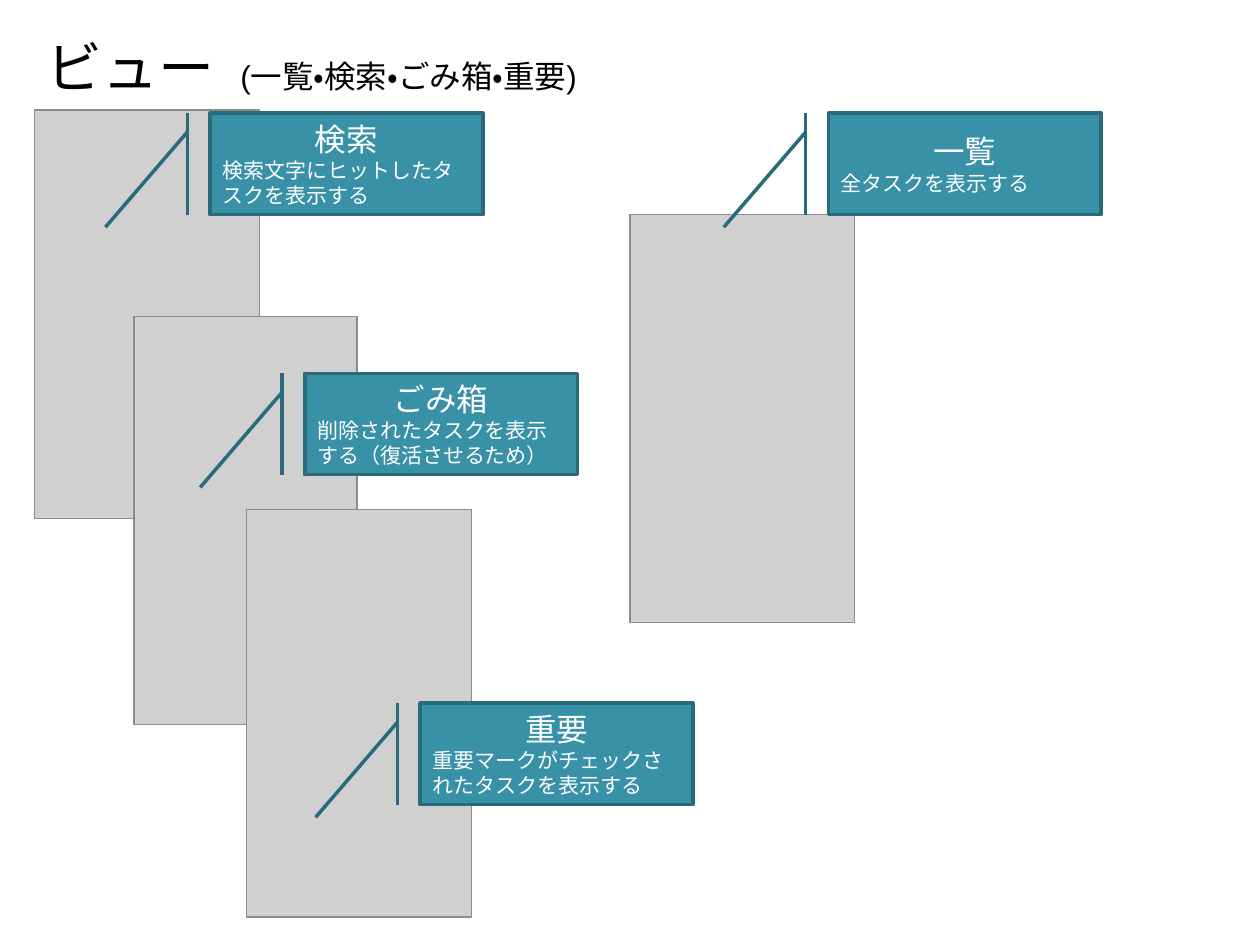
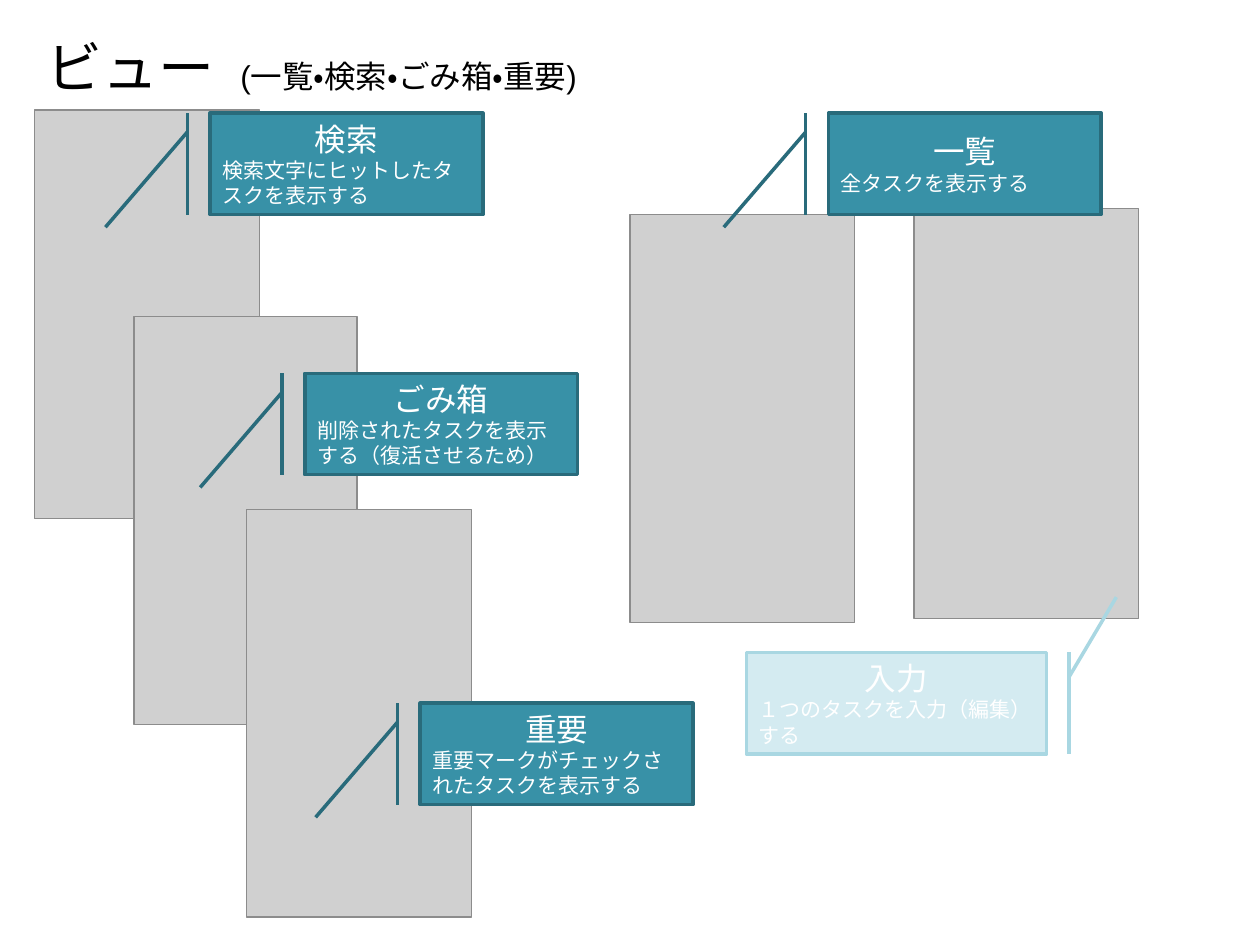
Before and after one commit to furuya02/ToDoApp, a slide deck: slide 5 of doc/ToDoApp.pptx. Drawn at 1260x945 pixels with LibreOffice and Linux fonts; fonts in the diff are those of the drawing; grey boxes stand for pictures. Boxes give left, top, right and bottom in pixels: in the first picture for what was removed or moved away, otherwise in the second. Text is boxed around its words. In the diff, an @@ line names an element or a change of style, - is before the commit and + after.

```diff
--- a/doc/ToDoApp.pptx
+++ b/doc/ToDoApp.pptx
@@ picture added at box(914, 208, 1138, 617) @@
@@ accent border callout added at box(746, 653, 1046, 753), fill #D4EBF1, outline #A9D7E2 2 pt @@
```
Also in this commit, not shown: 14 other slides changed, 3 slides added, 4 slides removed, 1 other file.
